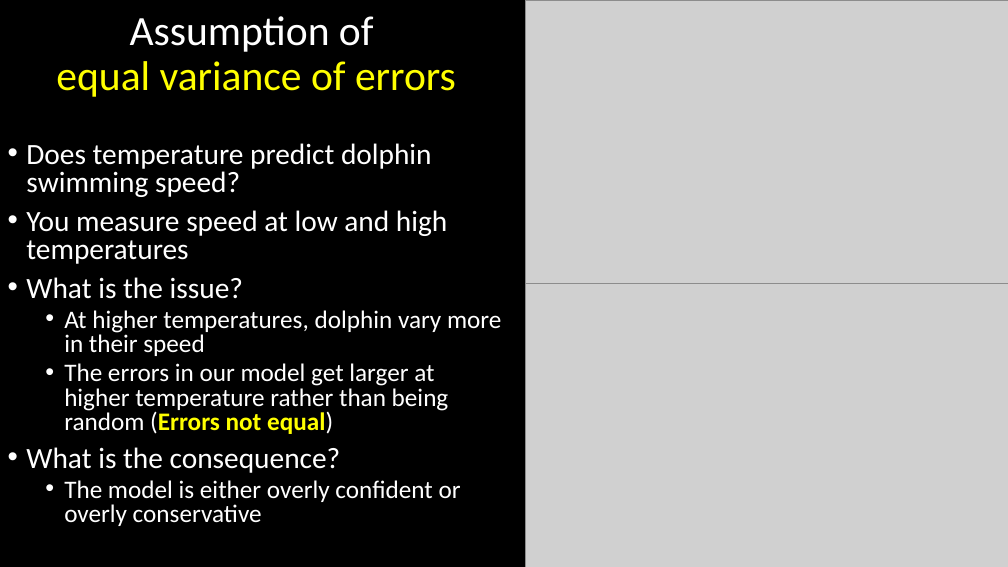
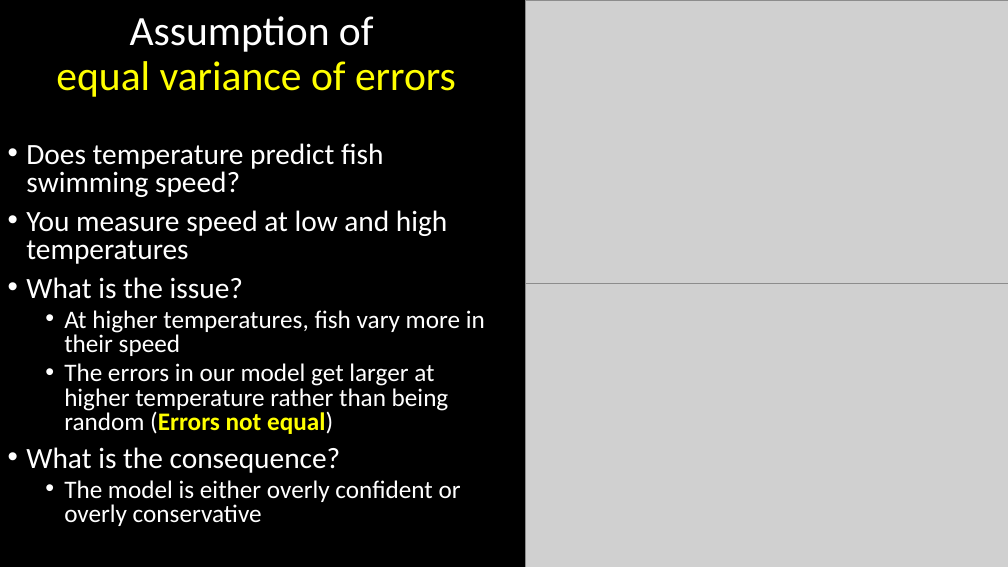
Before and after one commit to DeonRoos/stats-for-biologists, a slide deck: slide 32 of Lectures/BI3010 Lecture 1.5 Introduction to linear models_V2025.pptx. Drawn at 1008x567 pixels with LibreOffice and Linux fonts; fonts in the diff are those of the drawing; grey boxes stand for pictures. Boxes give left, top, right and bottom in pixels: in the first picture for what was removed or moved away, otherwise in the second. Text is boxed around its words. In the diff, an @@ line names an element or a change of style, - is before the commit and + after.

```diff
--- a/Lectures/BI3010 Lecture 1.5 Introduction to linear models_V2025.pptx
+++ b/Lectures/BI3010 Lecture 1.5 Introduction to linear models_V2025.pptx
@@ text at (x1=26, y1=143, x2=383, y2=197): text changed @@
-• Does temperature predict dolphin swimming speed?
+• Does temperature predict fish swimming speed?
@@ text at (x1=64, y1=310, x2=485, y2=356): text changed @@
-  • At higher temperatures, dolphin vary more in their speed
+  • At higher temperatures, fish vary more in their speed
```
Also in this commit, not shown: 3 other slides changed, 1 other file.
